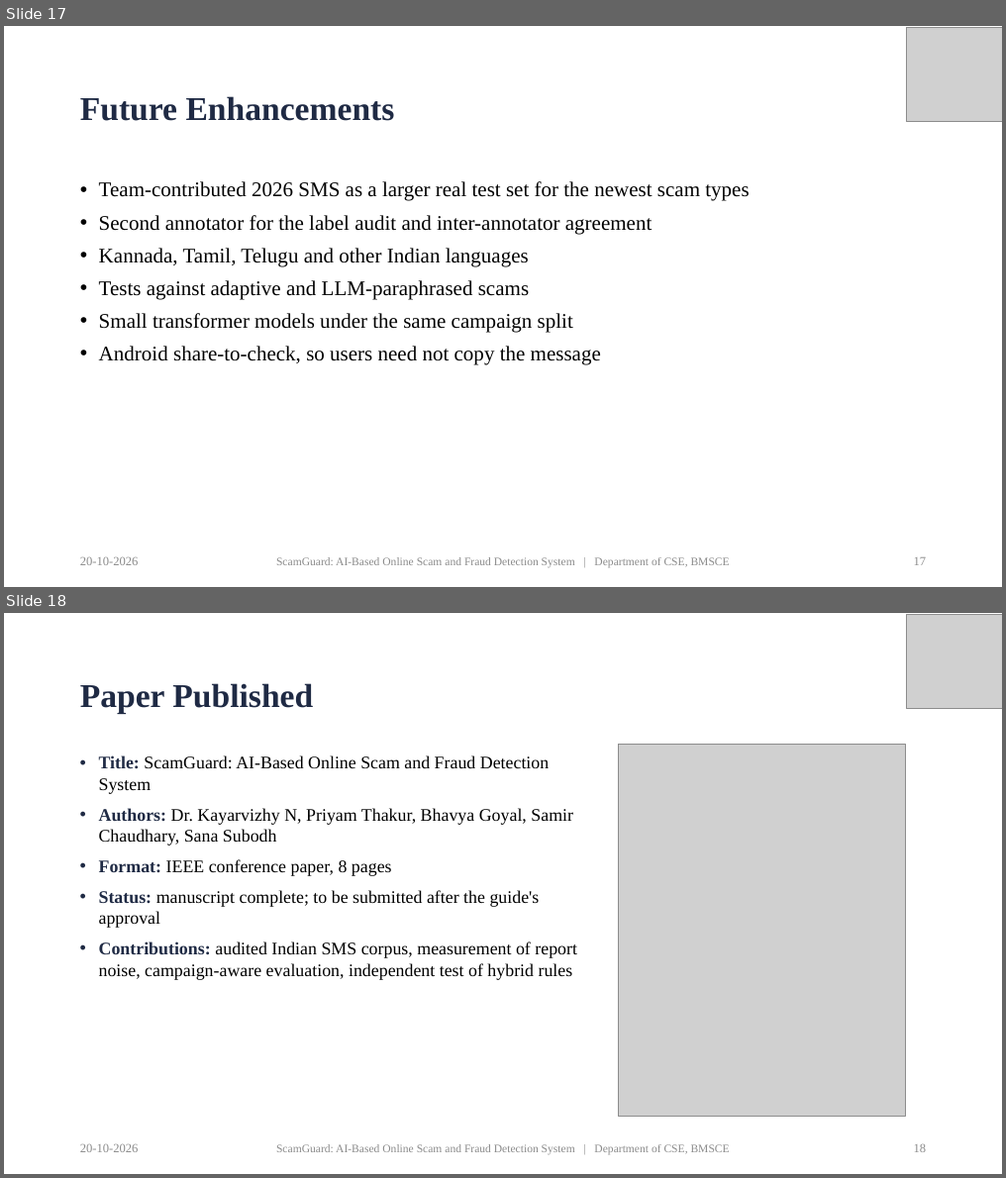
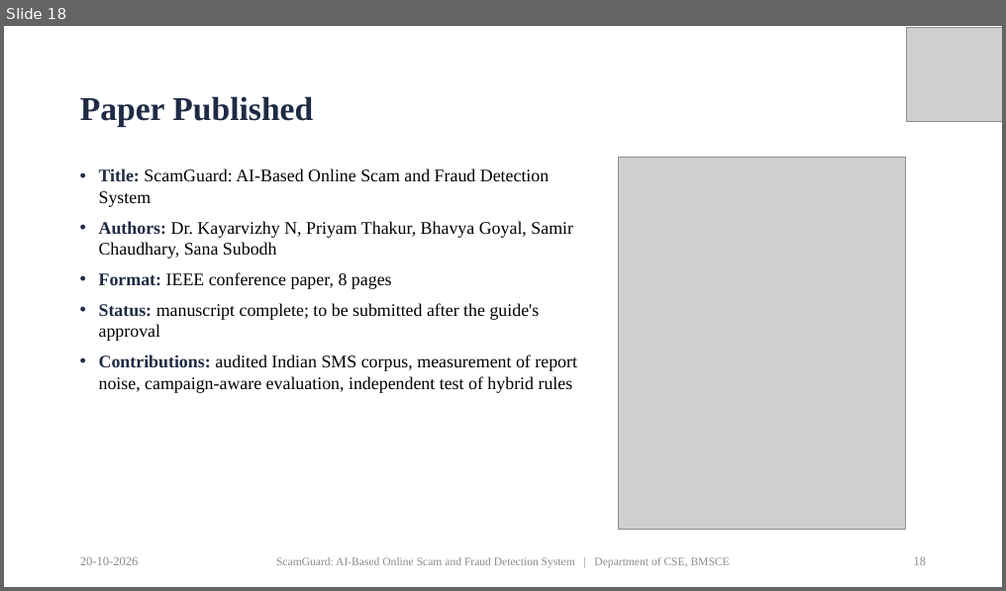
Before and after one commit to priyamthakur275/ScamGuard-AI, a slide deck: docs/presentation/ScamGuard_PP2_Presentation.pptx. Shown one above the other, each under a label of ours: slides 17 and 18 before the commit, slide 18 after it. The pictures are 1006x1178 and 1006x591 pixels, drawn with LibreOffice and Linux fonts; fonts in the diff are those of the drawing; grey boxes stand for pictures. Boxes give left, top, right and bottom in pixels: in the first picture for what was removed or moved away, otherwise in the second. Text is boxed around its words. In the diff, an @@ line names an element or a change of style, - is before the commit and + after.

Commit message:
Presentation: larger, sharper snapshots; conclusion and future enhancements on one slide

```diff
--- a/docs/presentation/ScamGuard_PP2_Presentation.pptx
+++ b/docs/presentation/ScamGuard_PP2_Presentation.pptx
@@ slide 17 removed at <box>4,26,1002,587</box>, background #FFFFFF @@
@@ picture removed at <box>907,28,1002,121</box> @@
@@ title removed at <box>80,96,395,121</box> @@
-Future Enhancements
@@ text removed at <box>99,181,748,366</box> @@
-• Team-contributed 2026 SMS as a larger real test set for the newest scam types
-• Second annotator for the label audit and inter-annotator agreement
-• Kannada, Tamil, Telugu and other Indian languages
-• Tests against adaptive and LLM-paraphrased scams
-• Small transformer models under the same campaign split
-• Android share-to-check, so users need not copy the message
@@ text removed at <box>80,557,139,566</box> @@
-20-10-2026
@@ text removed at <box>276,558,730,569</box> @@
-ScamGuard: AI-Based Online Scam and Fraud Detection System | Department of CSE, BMSCE
@@ page number removed at <box>914,558,927,566</box> @@
-17
```
Also in this commit, not shown: 4 slides changed, 1 slide added, 3 other files.
